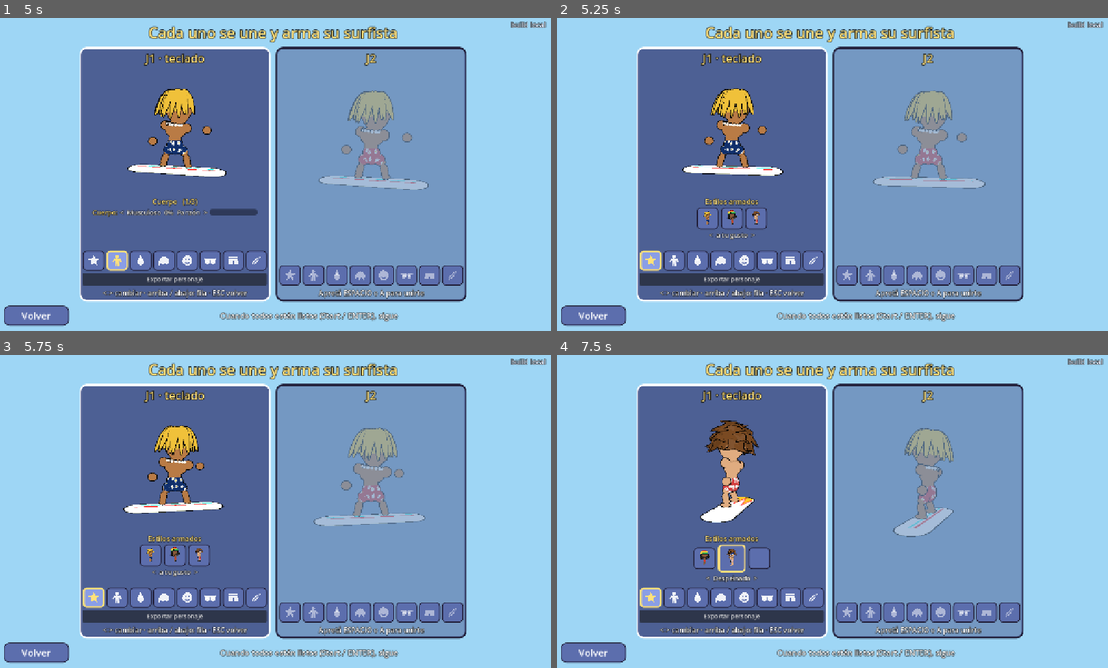
Above: before the commit, frames 1-4 (two rows, left to right).
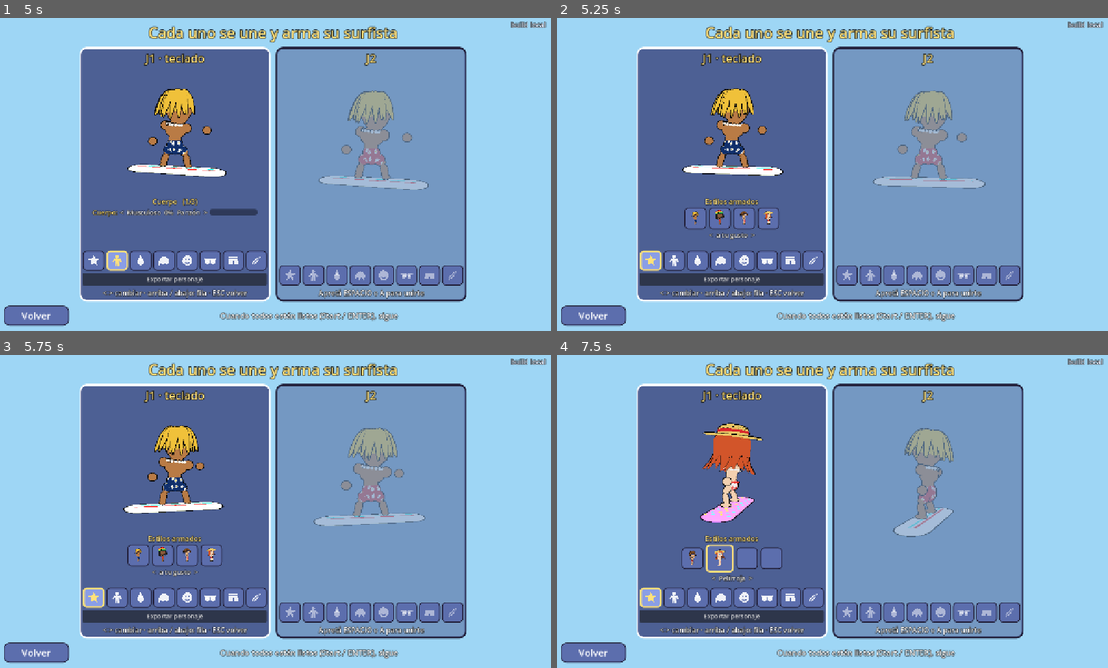
Above: after the commit, the same moments.

Repository: asimplesurfer/simplesurf
Game: Godot game, scene res://ui/menus/character_select.tscn
The game is run twice, just before and just after one commit, with the same random seed, the same clock (stepped at 60 frames per second) and the same inputs. Sound files missing from this copy of the repository are replaced by a short silence.
Inputs (mouse positions are in pixels of both pictures, inside the frame that each line leads up to):
- Up to frame 1 (5 s): click "JUGAR" at 0.5 s; click "<" at 1.25 s; click ">" at 2 s; click "¡Vamos!" at 2.75 s; tap Enter at 3.5 s; move the mouse to (396, 158) at 3.52 s; hold D (p1_right) 3.53-4.25 s; hold Space (p1_a) 3.53-4.25 s; click (396, 158) at 3.67 s; drag from (159, 190) to (247, 237) at 4.27 s
- Up to frame 2 (5.25 s): click (650, 262) at 5.02 s
- Up to frame 3 (5.75 s): no input
- Up to frame 4 (7.5 s): move the mouse to (887, 442) at 5.77 s; hold D (p1_right) 5.78-6.5 s; tap Q (p1_look_back) at 5.85 s; drag from (804, 574) to (661, 464) at 6.52 s; move the mouse to (997, 558) at 7.27 s; hold A (p1_left) from 7.28 s (still down); tap J at 7.35 s

Frame 1 is identical in both runs. In frame 2, 0.7% of the frame differs, in the area x 23-41%, y 60-68%; in frame 3, 0.7%; in frame 4, 2.9%, in the area x 22-41%, y 20-73%.

Commit message:
Estilo Pelirroja, delineado redondeado (no parece enojada) y sombrero de paja más abajo con la melena
Co-Authored-By: Claude Opus 5.5 <noreply@anthropic.com>
Claude-Session: https://claude.ai/code/session_0158oNfK7XFXQhYVUiWF995y

Diff:
--- a/characters/avatar_features.gd
+++ b/characters/avatar_features.gd
@@ -49,6 +49,8 @@
 const BIG_HAIR := [2, 3, 4, 5, 12, 13, 14, 15, 17]
 ## Melena ondulada (peinado 17).
 const WAVY_BOB := 17
+## Cuánto se sube el sombrero con la melena ondulada (con otros pelos grandes, 0.07).
+const HAT_LIFT_BOB := -0.03
 ## Colita alta (peinado 16).
 const HIGH_PONYTAIL := 16
 ## Rastas (peinado 14).
@@ -182,7 +184,9 @@
 	if data.get_option("hair") in BIG_HAIR:
 		# Agrandado desde la frente (así no se corre hacia atrás) y un poco arriba.
 		var pivot := Vector3(0.0, 0.3, 0.0)
-		_extra_xf = Transform3D(Basis.from_scale(Vector3.ONE * 1.15), pivot + Vector3(0.0, 0.07, 0.0)) \
+		# La melena ondulada es lisa arriba: el sombrero va más abajo (calzado).
+		var lift := HAT_LIFT_BOB if data.get_option("hair") == WAVY_BOB else 0.07
+		_extra_xf = Transform3D(Basis.from_scale(Vector3.ONE * 1.15), pivot + Vector3(0.0, lift, 0.0)) \
 			* Transform3D(Basis.IDENTITY, -pivot)
 	_hat(data.get_option("hat"), data.accent("hat_color"))
 	_extra_xf = Transform3D.IDENTITY
@@ -683,13 +687,16 @@
 	var n := 10
 	for i in n + 1:
 		var u := i / float(n)
-		var x := lerpf(-0.08, 0.11, u)
-		var y := 0.083 + 0.026 * sin(u * PI * 0.85)
-		if u > 0.72:
-			y += (u - 0.72) * 0.2
+		# Arco parejo y redondeado (si sube mucho hacia afuera parece enojada),
+		# con una colita chiquita al final.
+		var x := lerpf(-0.08, 0.1, u)
+		# La punta de adentro un poco más alta (mirada dulce, no enojada).
+		var y := 0.08 + 0.034 * sin(u * PI) + 0.02 * (1.0 - u)
+		if u > 0.82:
+			y += (u - 0.82) * 0.12
 		var q := Vector2(e.x + side * x, e.y + y)
 		lid.append(_face(q.x, q.y, 0.032))
-		widths.append(0.021 * sin(lerpf(0.12, 0.88, u) * PI) + 0.002)
+		widths.append(0.018 * sin(lerpf(0.04, 0.88, u) * PI) * smoothstep(0.0, 0.35, u) + 0.002)
 	_piece(_make_tube(lid, widths), Vector3.ZERO, Vector3.ONE, BLACK, false)
 
 
--- a/characters/character_data.gd
+++ b/characters/character_data.gd
@@ -154,7 +154,7 @@
 const TOPS := ["Nada", "Bikini", "Musculosa", "Lycra de surf"]
 
 ## Estilos armados (el primero es el surfista original del modelo 3D).
-const PRESET_NAMES := ["Surfista rubio", "Rasta", "Despeinado"]
+const PRESET_NAMES := ["Surfista rubio", "Rasta", "Despeinado", "Pelirroja"]
 const PRESETS := [
 	{"weight": 0.0, "skin": 2, "head": 0, "hair": 2, "hair_color": 0,
 		"eyes": 0, "glasses": 1, "nose": 0, "mouth": 2, "extra": 0, "ears": 0, "neck": 1, "shorts": 0,
@@ -168,6 +168,11 @@
 		"head": 0, "mouth": 13, "neck": 10, "nose": 5, "shorts": 1, "shorts_pattern": 14, "shorts_pattern_color": 9,
 		"shorts_pattern_color2": 2, "shorts_tie": 0, "skin": 1, "top": 0, "top_color": 4, "top_color2": 2,
 		"trim_color": 0, "weight": 0.0},
+	{"board": 6, "board_design": 4, "board_design_color": 2, "board_design_color2": 5, "bottom": 1, "build": 1,
+		"ears": 0, "extra": 9, "eyes": 11, "glasses": 0, "hair": 17, "hair_color": 3, "hat": 1, "hat_color": 1,
+		"head": 6, "mouth": 0, "neck": 0, "nose": 1, "shorts": 8, "shorts_pattern": 14, "shorts_pattern_color": 0,
+		"shorts_pattern_color2": 2, "shorts_tie": 0, "skin": 0, "top": 1, "top_color": 4, "top_color2": 2,
+		"trim_color": 0, "weight": 0.1},
 ]
 
 ## Barra de cuerpo (0..1): 0 = musculoso ... 0.5 = normal ... 1 = panzón.
--- a/tests/suites/test_characters.gd
+++ b/tests/suites/test_characters.gd
@@ -189,6 +189,10 @@
 	shaggy_style.apply_preset(CharacterData.PRESET_NAMES.find("Despeinado"))
 	_check(shaggy_style.option_name("hair") == "Despeinado" and shaggy_style.option_name("glasses") == "Envolventes"
 		and shaggy_style.option_name("nose") == "Con protector solar", "estilo Despeinado: pelo, anteojos y protector")
+	var red_style := CharacterData.new()
+	red_style.apply_preset(CharacterData.PRESET_NAMES.find("Pelirroja"))
+	_check(red_style.option_name("hair") == "Melena ondulada" and red_style.option_name("hat") == "Sombrero de paja"
+		and red_style.option_name("head") == "Suave", "estilo Pelirroja: melena, sombrero de paja y cabeza suave")
 	_check(CharacterData.MOUTHS.has("Canchera") and CharacterData.MOUTHS.has("Sonrisa ancha")
 		and CharacterData.MOUTHS.has("Pícara"), "sonrisas confiadas de una línea")
 	# Piezas del despeinado (pelo, anteojos, cuellito y cordón del short).
